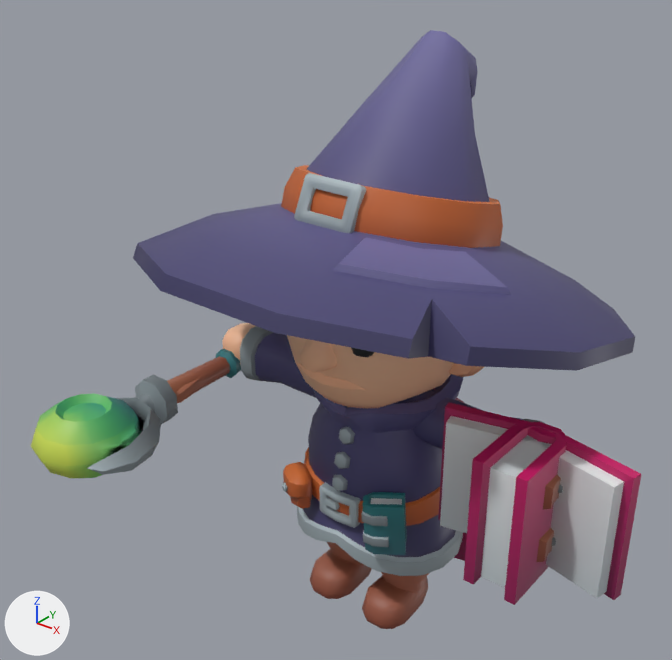
One commit to the glTF model assets/models/Mage.glb: the scene before it, then after it.
One viewpoint serves both versions: a 50 mm lens placed at (2.2, -3.09, 3.29), pointed at (-0.12, -0.19, 1.5). The axes (+X, +Y, +Z) are drawn at lower left. The lights are the same throughout. The picture after the commit comes second. Where no turn or scale is listed for an object, it has been applied to the vertices. Vertices at exactly the same position are counted once.

Names of what the first picture shows: '1H_Wand', '2H_Staff', 'Mage_ArmLeft', 'Mage_ArmRight', 'Mage_Body', 'Mage_Hat', 'Mage_Head', 'Mage_LegLeft', 'Mage_LegRight', 'Spellbook', 'Spellbook_open' and 1 more.
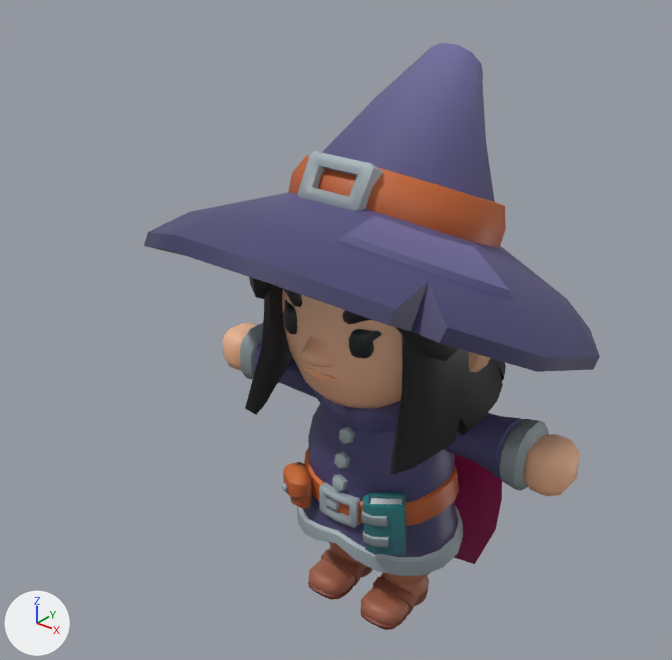
Where the newer file only moved an object's origin or applied its transform, the numbers keep the older frame.

Boxes [x1, y1, x2, y2] around the edits, measured in the pictures (672 x 660 px; the box of a moved part takes in the faces that stretch with it):
'Mage_Hat', reshaped, moved, turned
    before: [133, 30, 635, 371]
    after: [144, 43, 600, 372]
'Mage_Head', reshaped
    before: [287, 335, 484, 408]
    after: [245, 277, 506, 474]
'Spellbook_open', deleted
    before: [438, 402, 641, 600]
'Spellbook', deleted
    before: [463, 425, 566, 605]
'2H_Staff', deleted
    before: [31, 349, 241, 478]
'1H_Wand', deleted (mostly hidden)
    before: [175, 350, 241, 403]
part 1 of me_cube_156, moved or reshaped
    before: [294, 173, 366, 233]
    after: [297, 151, 383, 211]
part 2 of me_cube_156, moved or reshaped
    before: [133, 30, 635, 370]
    after: [144, 43, 600, 372]
part 3 of me_cube_159, rebuilt (not visible before)
    after: [283, 300, 297, 334]
part 4 of me_cube_159, rebuilt
    before: [351, 348, 374, 357]
    after: [349, 329, 382, 359]
part 5 of me_cube_159, rebuilt (not visible before)
    after: [342, 310, 372, 325]
part 6 of me_cube_159, rebuilt (not visible before)
    after: [283, 288, 302, 307]
part 7 of me_cube_159, added
    after: [245, 284, 506, 474]
part 8 of me_cube_159, added (mostly hidden)
    after: [249, 277, 458, 361]
part 9 of me_cube_159, reshaped
    before: [287, 335, 457, 405]
    after: [282, 290, 402, 405]
part 10 of me_cube_159, surface changed
    before: [381, 364, 484, 407]
    after: [381, 352, 490, 407]
'Mage_ArmLeft', unchanged, uncovered by the edit
    before: [397, 390, 544, 449]
    after: [397, 401, 580, 496]
'Mage_Cape', unchanged, uncovered by the edit
    before: [433, 388, 467, 561]
    after: [454, 454, 502, 564]

Diff of the bpy script that builds the scene:
```diff
--- a/assets/models/Mage.glb.py
+++ b/assets/models/Mage.glb.py
@@ me_cube_159 @@
-me_cube_159.from_pydata(...)  # 563 vertices, 1027 faces; spans x -0.543..0.543, y -0.519..0.748, z 1.068..2.203
+me_cube_159.from_pydata(...)  # 1157 vertices, 2162 faces; spans x -0.57..0.57, y -0.525..0.506, z 1.084..2.16
+# me_cube_159 part 3: the loose piece of 42 vertices spanning x -0.267..-0.143, y -0.444..-0.336, z 1.552..1.67 is rebuilt with 42 vertices and now spans x -0.257..-0.133, y -0.444..-0.336, z 1.543..1.67
+# me_cube_159 part 4: the loose piece of 42 vertices spanning x 0.143..0.267, y -0.444..-0.336, z 1.552..1.67 is rebuilt with 42 vertices and now spans x 0.133..0.257, y -0.444..-0.336, z 1.543..1.67
+# me_cube_159 part 5: the loose piece of 39 vertices spanning x 0.089..0.308, y -0.446..-0.306, z 1.685..1.774 is rebuilt with 64 vertices and now spans x 0.102..0.311, y -0.446..-0.304, z 1.682..1.8
+# me_cube_159 part 6: the loose piece of 39 vertices spanning x -0.308..-0.089, y -0.446..-0.306, z 1.685..1.774 is rebuilt with 64 vertices and now spans x -0.311..-0.102, y -0.446..-0.304, z 1.682..1.8
+# me_cube_159 part 7: a new loose piece of 557 vertices spanning x -0.57..0.57, y -0.481..0.506, z 1.084..2.16, in mat_mage_texture (picture img_mage_texture)
+# me_cube_159 part 8: a new loose piece of 138 vertices spanning x -0.497..0.497, y -0.517..0.042, z 1.55..2.13, in mat_mage_texture (picture img_mage_texture)
+# me_cube_159 part 9: 254 vertices removed from x -0.497..0.497, y -0.49..0.748, z 1.068..2.203; 87 vertices added at x -0.451..0.451, y -0.451..0.398, z 1.29..1.953
+# me_cube_159 part 10: 153 kept faces spanning x -0.543..0.543, y -0.348..0.298, z 1.216..1.659 get new texture (UV) coordinates
+# other edits to the shape of me_cube_159 do not show in these pictures
 me_cube_159.materials.append(mat_mage_texture)
@@ me_cube_156 @@
 # used by ob_mage_hat; location = (0.0, 0.0, 1.784); rotation_euler = (-0.262, 0.0, 0.0), in degrees (-15, 0, 0)
-me_cube_156.from_pydata(...)  # 204 vertices, 396 faces; spans x -1.05..1.05, y -1.02..1.07, z -0.15..0.99
+me_cube_156.from_pydata(...)  # 204 vertices, 396 faces; spans x -0.93..0.93, y -1.0..0.97, z 1.31..2.65
+# me_cube_156 part 1: the loose piece of 36 vertices spanning x -0.14..0.14, y -0.5..-0.36, z 0.15..0.35 is turned -21.8 degrees about the x axis through its middle and scaled by 1.06, then moved by (0.0, 0.12, 1.96)
+# me_cube_156 part 2: 168 of 204 vertices moved; they spanned x -1.05..1.05, y -1.02..1.07, z -0.15..0.99 and now span x -0.93..0.93, y -1.0..0.97, z 1.31..2.65; mean shift (0.0, 0.08, 1.76); largest move (0.28, -1.02, -0.13) -> (0.25, -1.0, 2.08)
 me_cube_156.materials.append(mat_mage_texture)
@@ ob_spellbook @@
-ob_spellbook = bpy.data.objects.new('Spellbook', me_cube_12901)
@@ ob_spellbook_open @@
-ob_spellbook_open = bpy.data.objects.new('Spellbook_open', me_cube_12902)
@@ ob_1h_wand @@
-ob_1h_wand = bpy.data.objects.new('1H_Wand', me_cylinder_018)
@@ ob_2h_staff @@
-ob_2h_staff = bpy.data.objects.new('2H_Staff', me_cylinder_039)
@@ ob_mage_hat @@
 ob_mage_hat = bpy.data.objects.new('Mage_Hat', me_cube_156)
-ob_mage_hat.location = (0.0, 0.0, 1.784)
-ob_mage_hat.rotation_euler = (-0.262, 0.0, 0.0)  # degrees (-15, 0, 0)
+ob_mage_hat.location = (0.0, 0.0, 0.0)
```
